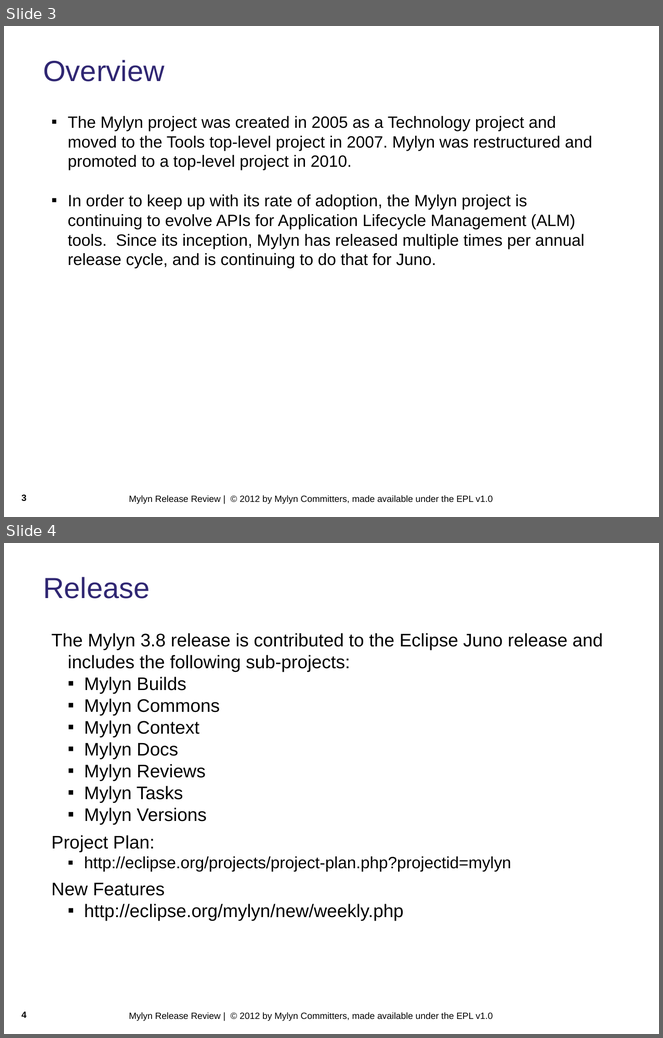
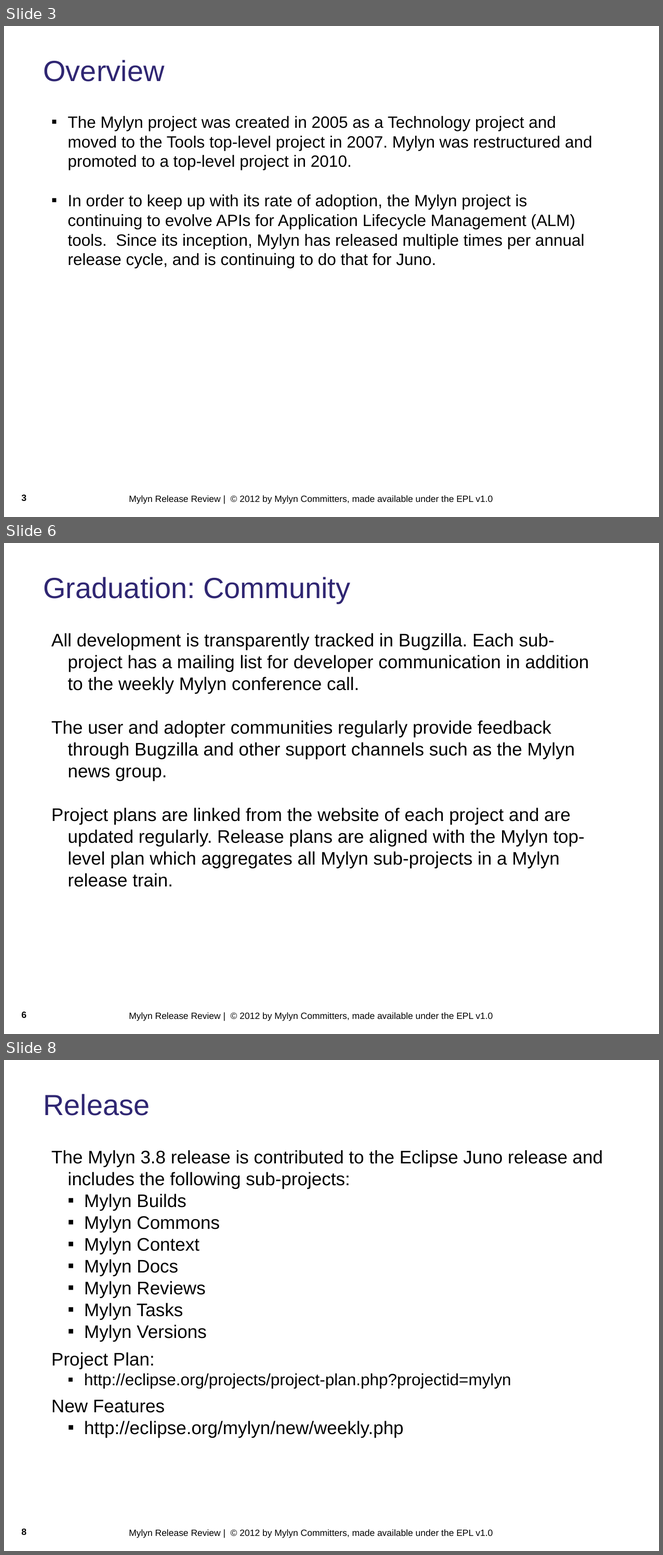
Before and after one commit to eclipse-mylyn/mylyn-website, a slide deck: publications/2012-06-mylyn-3.8-release-review.ppt. Shown one above the other, each under a label of ours: slides 3 and 4 before the commit, slides 3, 6 and 8 after it; the slides between them are not shown. The pictures are 663x1038 and 663x1555 pixels, drawn with LibreOffice and Linux fonts; fonts in the diff are those of the drawing; background and template pictures are left out. Boxes give left, top, right and bottom in pixels: in the first picture for what was removed or moved away, otherwise in the second. Text is boxed around its words. In the diff, an @@ line names an element or a change of style, - is before the commit and + after.

Commit message:
NEW - bug 379866: submit release review slides for Mylyn 3.8 (June 6) https://bugs.eclipse.org/bugs/show_bug.cgi?id=379866

```diff
--- a/publications/2012-06-mylyn-3.8-release-review.ppt
+++ b/publications/2012-06-mylyn-3.8-release-review.ppt
@@ slide 6 added at [4,543,659,1034], background #FFFFFF; not listed: 1 template element that a slide beside it also shows @@
@@ text added at [43,577,350,604], 32 pt, text #2F2672 @@
+Graduation: Community
@@ text added at [51,633,590,887], 20 pt, text #000000 @@
+All development is transparently tracked in Bugzilla. Each sub-project has a mailing list for developer communication in addition to the weekly Mylyn conference call.
+The user and adopter communities regularly provide feedback through Bugzilla and other support channels such as the Mylyn news group.
+Project plans are linked from the website of each project and are updated regularly. Release plans are aligned with the Mylyn top-level plan which aggregates all Mylyn sub-projects in a Mylyn release train.
@@ page number added at [22,1012,27,1018], 10 pt, text #000000, bold @@
+6
@@ what was slide 4 is now slide 8 @@
@@ page number at [22,1529,27,1535]: text changed @@
-4
+8
```
Also in this commit, not shown: 7 slides changed, 1 other slide added.
